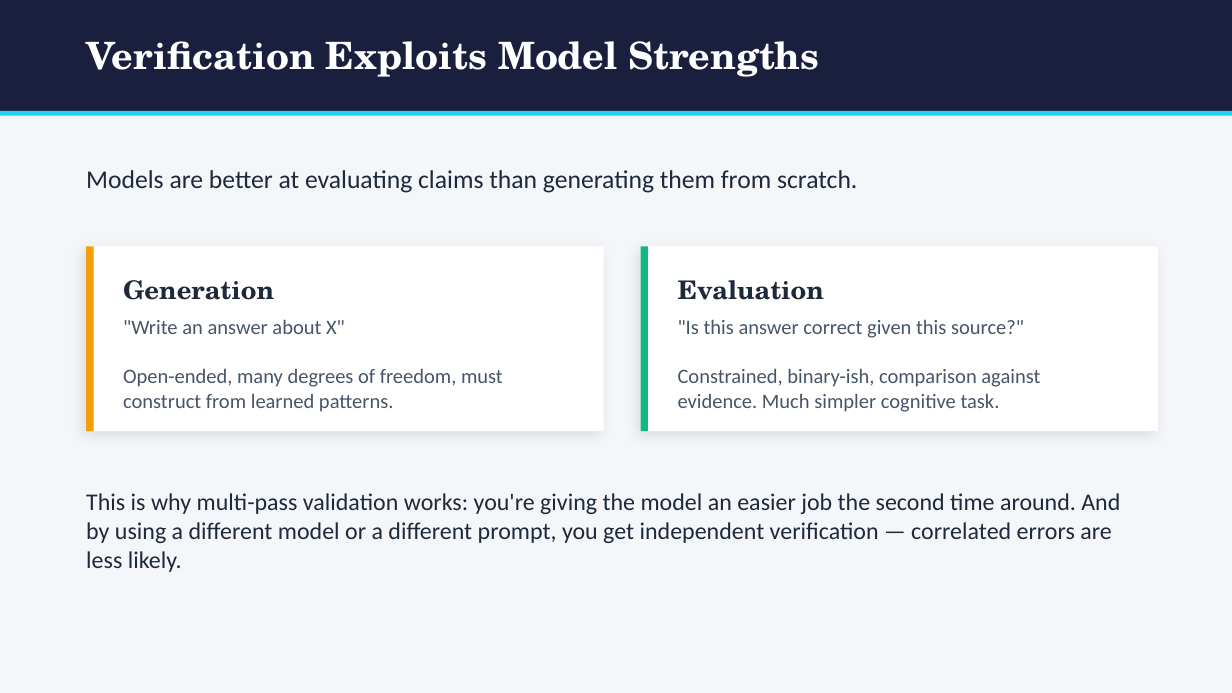
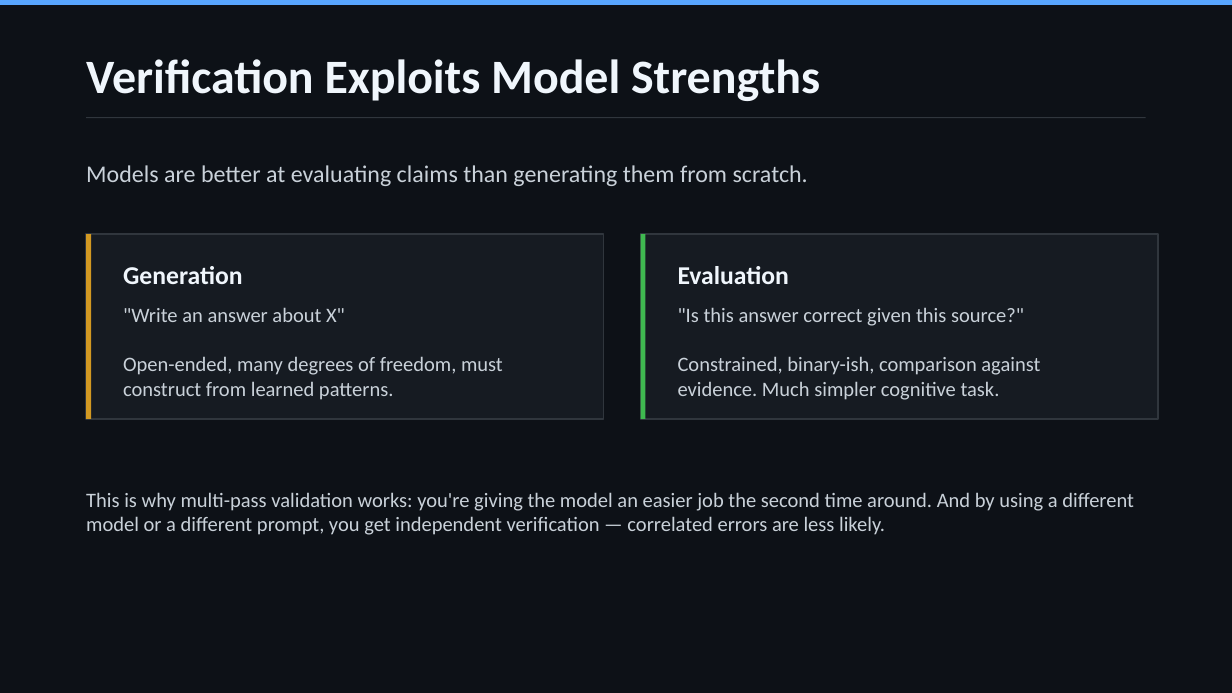
Before and after one commit to SteveHoggNZ/kb, a slide deck: slide 21 of trusting-ai-output.pptx. Drawn at 1232x693 pixels with LibreOffice and Linux fonts; fonts in the diff are those of the drawing. Boxes give left, top, right and bottom in pixels: in the first picture for what was removed or moved away, otherwise in the second. Text is boxed around its words. In the diff, an @@ line names an element or a change of style, - is before the commit and + after.

```diff
--- a/trusting-ai-output.pptx
+++ b/trusting-ai-output.pptx
@@ background #F4F6FA to #0D1117 @@
@@ rectangle: place and size @@
-rectangle at [0,0,1232,111]
+rectangle at [0,0,1232,5]
@@ rectangle at [0,0,1232,5]: fill #1A1F3D to #58A6FF @@
@@ text "Verification Exploits Model Strengths": place and size @@
-text "Verification Exploits Model Strengths" at [86,41,820,77]
+text "Verification Exploits Model Strengths" at [86,59,820,101]
@@ text "Verification Exploits Model Strengths" at [86,59,820,101]: size 22 to 28 pt, font TeX Gyre Schola to Calibri, text colour #FFFFFF to #F0F6FC @@
@@ rectangle: place and size @@
-rectangle at [0,111,1232,116]
+rectangle at [86,117,1146,118]
@@ rectangle at [86,117,1146,118]: fill #22D3EE to #30363D @@
@@ text "Models are better at evaluating ..." at [86,165,808,186]: size 15 to 14 pt, text colour #1E293B to #C9D1D9 @@
@@ 4 rectangles, 2 texts: place and size @@
-4 rectangles, 2 texts at [86,246,1158,431]
+4 rectangles, 2 texts at [86,234,1158,419]
@@ rectangle at [86,234,604,419]: fill #FFFFFF to #161B22; outline none to #30363D 1 pt; shadow off @@
@@ rectangle at [86,234,91,419]: fill #F59E0B to #D29922 @@
@@ rectangle at [641,234,1158,419]: fill #FFFFFF to #161B22; outline none to #30363D 1 pt; shadow off @@
@@ rectangle at [641,234,646,419]: fill #10B981 to #3FB950 @@
@@ text "Generation": place and size @@
-text "Generation" at [123,280,274,300]
+text "Generation" at [123,266,242,284]
@@ text "Generation" at [123,266,242,284]: font TeX Gyre Schola to Calibri, text colour #1E293B to #F0F6FC @@
@@ text "Evaluation" at [678,266,789,284]: font TeX Gyre Schola to Calibri, text colour #1E293B to #F0F6FC @@
@@ text "Evaluation": place and size @@
-text "Evaluation" at [678,280,824,300]
+text "Evaluation" at [678,266,789,284]
@@ text ""Write an answer about X"" at [123,307,503,400]: text colour #475569 to #C9D1D9 @@
@@ text ""Is this answer correct given ..." at [678,307,1040,400]: text colour #475569 to #C9D1D9 @@
@@ text "This is why multi-pass validation ..." at [86,492,1134,535]: size 14 to 12 pt, text colour #1E293B to #C9D1D9 @@
```
Also in this commit, not shown: 22 other slides changed.
